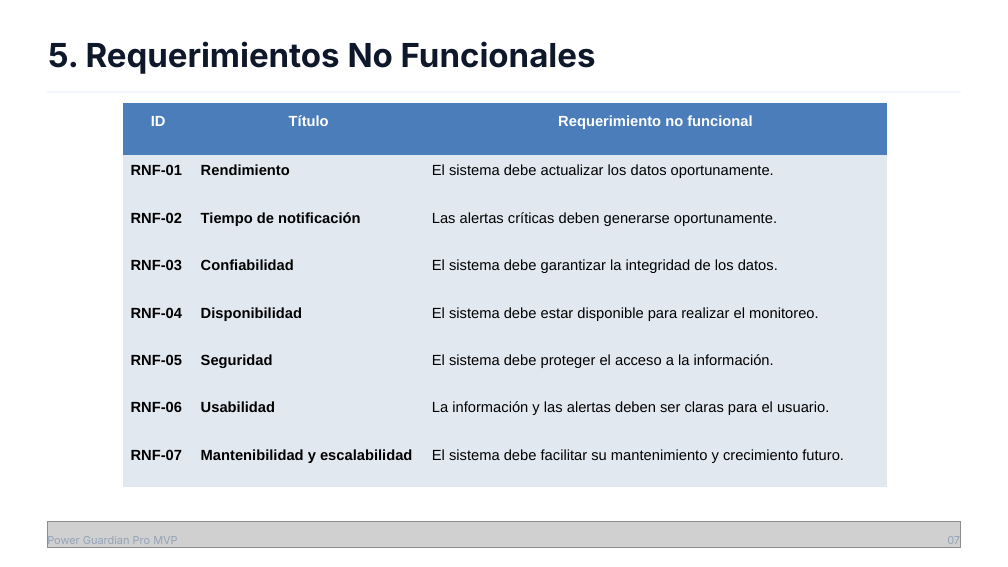
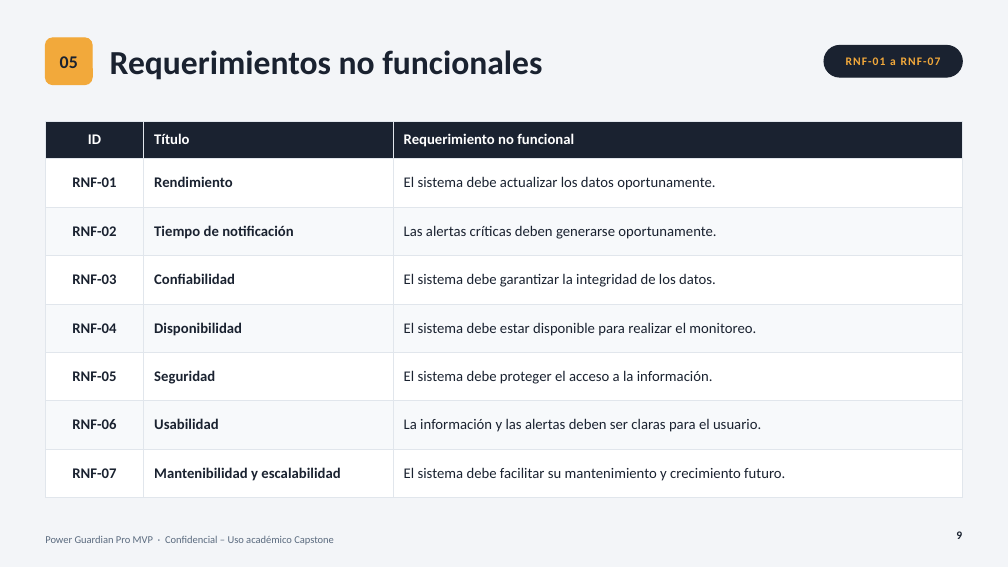
Before and after one commit to FabianBugueno/capstone, a slide deck: slide 9 of Fase 2/Evidencias Proyecto/Presentación Proyecto.pptx. Drawn at 1008x567 pixels with LibreOffice and Linux fonts; fonts in the diff are those of the drawing; grey boxes stand for pictures; background and template pictures are left out. Boxes give left, top, right and bottom in pixels: in the first picture for what was removed or moved away, otherwise in the second. Text is boxed around its words. In the diff, an @@ line names an element or a change of style, - is before the commit and + after.

```diff
--- a/Fase 2/Evidencias Proyecto/Presentación Proyecto.pptx
+++ b/Fase 2/Evidencias Proyecto/Presentación Proyecto.pptx
@@ background picture (left out) to #F3F5F8 @@
@@ rounded rectangle added at (x1=45, y1=38, x2=92, y2=85), fill #F2A93B, outline #F2A93B 1 pt @@
@@ text added at (x1=60, y1=56, x2=78, y2=68), 17 pt, text #1A2230, bold @@
+05
@@ title at (x1=110, y1=50, x2=542, y2=80): text changed; size 31.5 to 32 pt; font Inter to Calibri; text colour #0F172A to #1A2230 @@
-5. Requerimientos No Funcionales
+Requerimientos no funcionales
@@ rounded rectangle added at (x1=824, y1=45, x2=963, y2=77), fill #1A2230, outline #1A2230 1 pt @@
@@ text added at (x1=846, y1=57, x2=941, y2=65), 11 pt, text #F2A93B, bold @@
+RNF-01 a RNF-07
@@ table at (x1=45, y1=121, x2=963, y2=485) @@
@@ fill #4A7DBA to #1A2230 in row 1 @@
@@ fill #E2E8F0 to #FFFFFF in 12 cells @@
@@ fill #E2E8F0 to #F7F9FB in 9 cells @@
@@ font Arial to Calibri, text colour #000000 to #1A2230 @@
@@ line spacing 1.15 to 1 @@
@@ alignment centre to left @@
@@ alignment left to centre @@
@@ borders changed @@
@@ table resized from (x1=123, y1=103, x2=888, y2=467) to (x1=45, y1=121, x2=963, y2=485) @@
@@ text added at (x1=45, y1=536, x2=334, y2=545), 10 pt, text #5B6B7F @@
+Power Guardian Pro MVP · Confidencial – Uso académico Capstone
@@ picture removed at (x1=47, y1=522, x2=960, y2=547) @@
@@ text removed at (x1=47, y1=535, x2=177, y2=547) @@
-Power Guardian Pro MVP
@@ text removed at (x1=947, y1=536, x2=960, y2=544) @@
-07
@@ page number added at (x1=956, y1=531, x2=962, y2=539), 11 pt, text #1A2230, bold @@
+9
```
Also in this commit, not shown: 14 other slides changed, 15 slides added, 7 slides removed, 8 other files.
